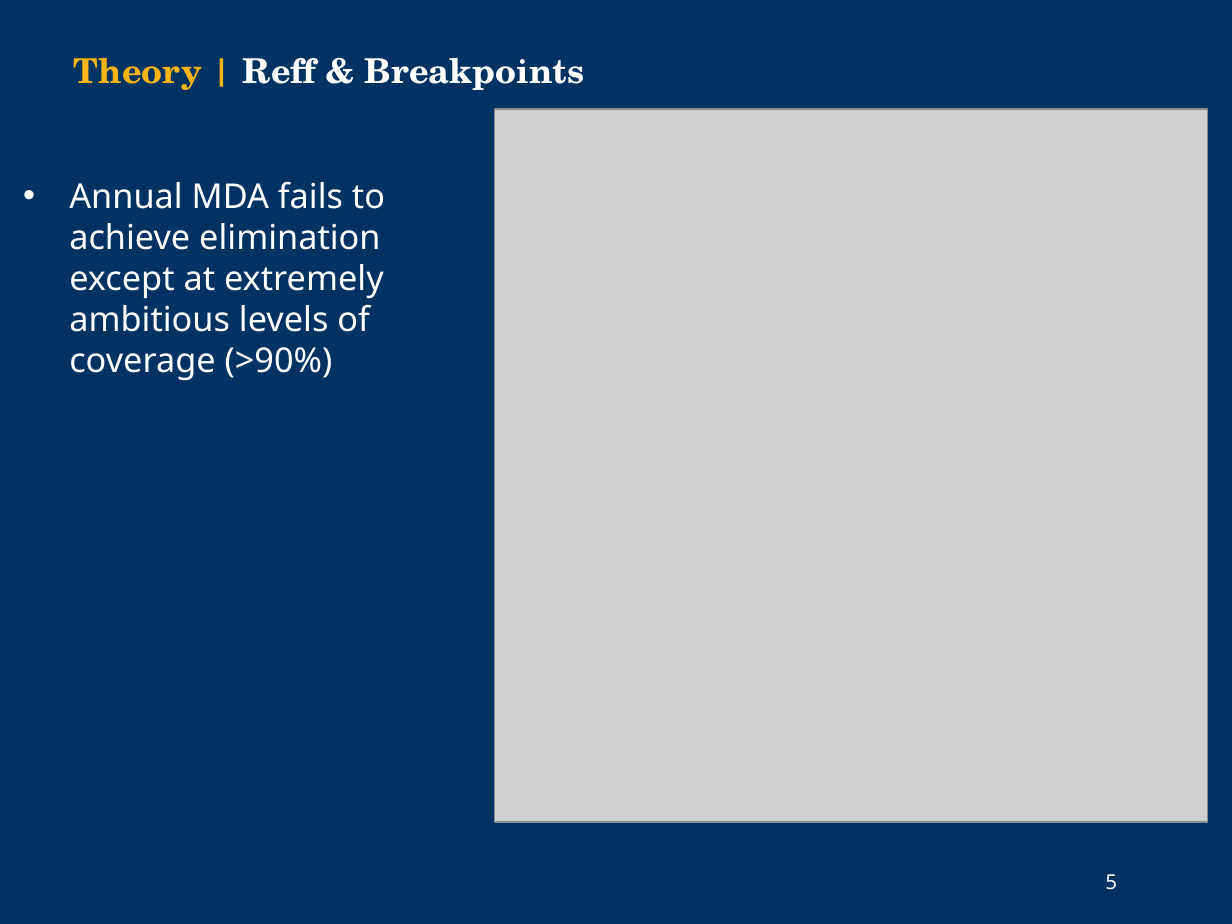
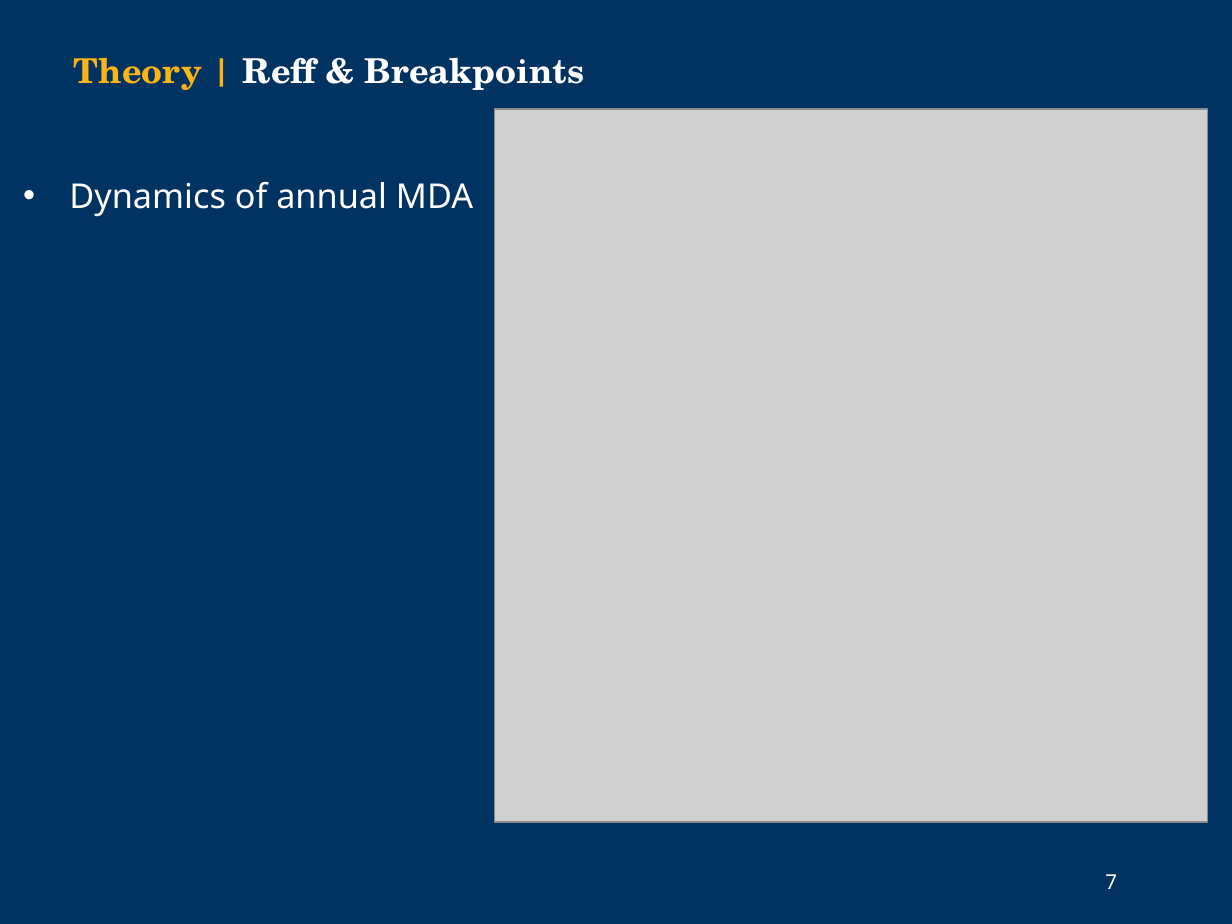
Before and after one commit to cmhoove14/DDNTD, a slide deck: slide 7 of Other/NIMBioS_2019.pptx (slide 5 before the commit). Drawn at 1232x924 pixels with LibreOffice and Linux fonts; fonts in the diff are those of the drawing; grey boxes stand for pictures; background and template pictures are left out. Boxes give left, top, right and bottom in pixels: in the first picture for what was removed or moved away, otherwise in the second. Text is boxed around its words. In the diff, an @@ line names an element or a change of style, - is before the commit and + after.

```diff
--- a/Other/NIMBioS_2019.pptx
+++ b/Other/NIMBioS_2019.pptx
@@ text at (69, 181, 473, 217): text changed @@
-• Annual MDA fails to achieve elimination except at extremely ambitious levels of coverage (>90%)
+• Dynamics of annual MDA
@@ page number at (1105, 874, 1117, 889): text changed @@
-5
+7
```
Also in this commit, not shown: 5 other slides changed, 14 slides added.
